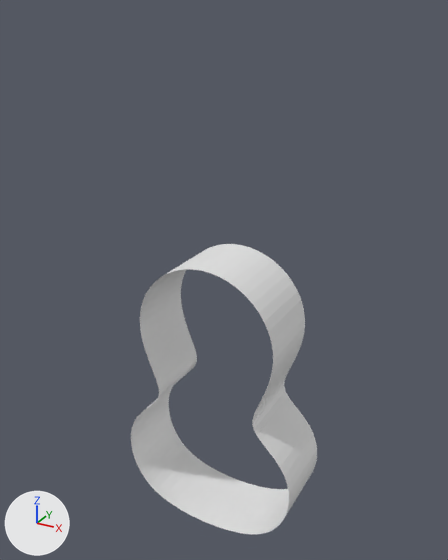
A saved change to the Blender file Guitar/Guitar.blend.
One viewpoint serves both versions: a 50 mm lens placed at (3.49, -5.79, 6.8), pointed at (-0.03, 0.61, 3.6). The axes (+X, +Y, +Z) are drawn at lower left. The lights are the same throughout.

The scene before the commit, as lines of its bpy script (objects in view):
```python
me_cylinder = bpy.data.meshes.new('Cylinder')
me_cylinder.from_pydata(...)  # 24 vertices, 11 faces; spans x -1.29..0.0, y -2.99..1.0, z -1.0..-0.01
ob_cylinder = bpy.data.objects.new('Cylinder', me_cylinder)
ob_cylinder.location = (0.0, 0.0, 3.0)
ob_cylinder.rotation_euler = (1.571, 0.0, 0.0)  # degrees (90, 0, 0)
_m = ob_cylinder.modifiers.new('Mirror', 'MIRROR')
_m = ob_cylinder.modifiers.new('Subsurf', 'SUBSURF')
_m.levels = 3
```
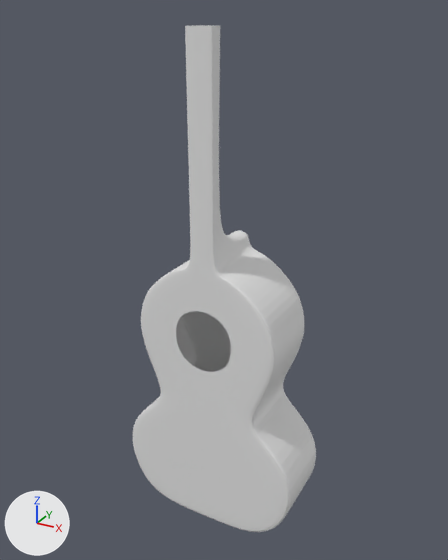
Location of each change, (x1, y1, x2, y2) in pixels of the pictures (448 x 560 px):
'Cylinder', reshaped (75% taller): before (131, 244, 317, 534); after (133, 25, 316, 532)

The change in detail:
me_cylinder is used by ob_cylinder; location (0.0, 0.0, 3.0); rotation (1.571, 0.0, 0.0), in degrees (90, 0, 0).
me_cylinder had 24 vertices, 11 faces and spanned x -1.29..0.0, y -2.99..1.0, z -1.0..-0.01.
me_cylinder now has 145 vertices, 119 faces and spans x -1.29..0.03, y -2.86..3.63, z -1.0..-0.01.
Part 1, on me_cylinder:
7 vertices are removed from x -1.0..0.0, y -2.99..1.0, z -1.0..-0.01.
11 faces are deleted.
1 vertex moves from x -0.5, y 0.87, z -1.0 to x 0.0, y 0.5, z -1.0.
77 vertices are added at x -1.29..0.03, y -2.86..3.63, z -1.0..-0.01.
8 new vertices lie (0.0, 0.0, 0.3) away from vertices in x -1.29..-0.69, y -2.86..0.5, z -0.97.
8 new vertices lie (0.0, 0.0, 0.33) away from vertices in x -1.29..-0.69, y -2.86..0.5, z -0.67.
6 new vertices lie (0.36, 0.32, 0.0) away from vertices in x -0.87, y 0.5, z -1.0..-0.01.
6 new vertices lie (0.79, 0.0, 0.0) away from vertices in x -0.79, y -2.86, z -1.0..-0.01.
6 new vertices lie (0.19, 0.09, 0.0) away from vertices in x -0.51, y 0.82, z -1.0..-0.01.
6 new vertices lie (-0.09, -0.33, 0.0) away from vertices in x -0.87, y 0.5, z -1.0..-0.01.
6 new vertices lie (-0.01, -0.17, 0.0) away from vertices in x -0.96, y 0.17, z -1.0..-0.01.
5 new vertices lie (0.16, 0.04, 0.0) away from vertices in x -0.32, y 0.91, z -1.0..-0.01.
119 new faces join them.
